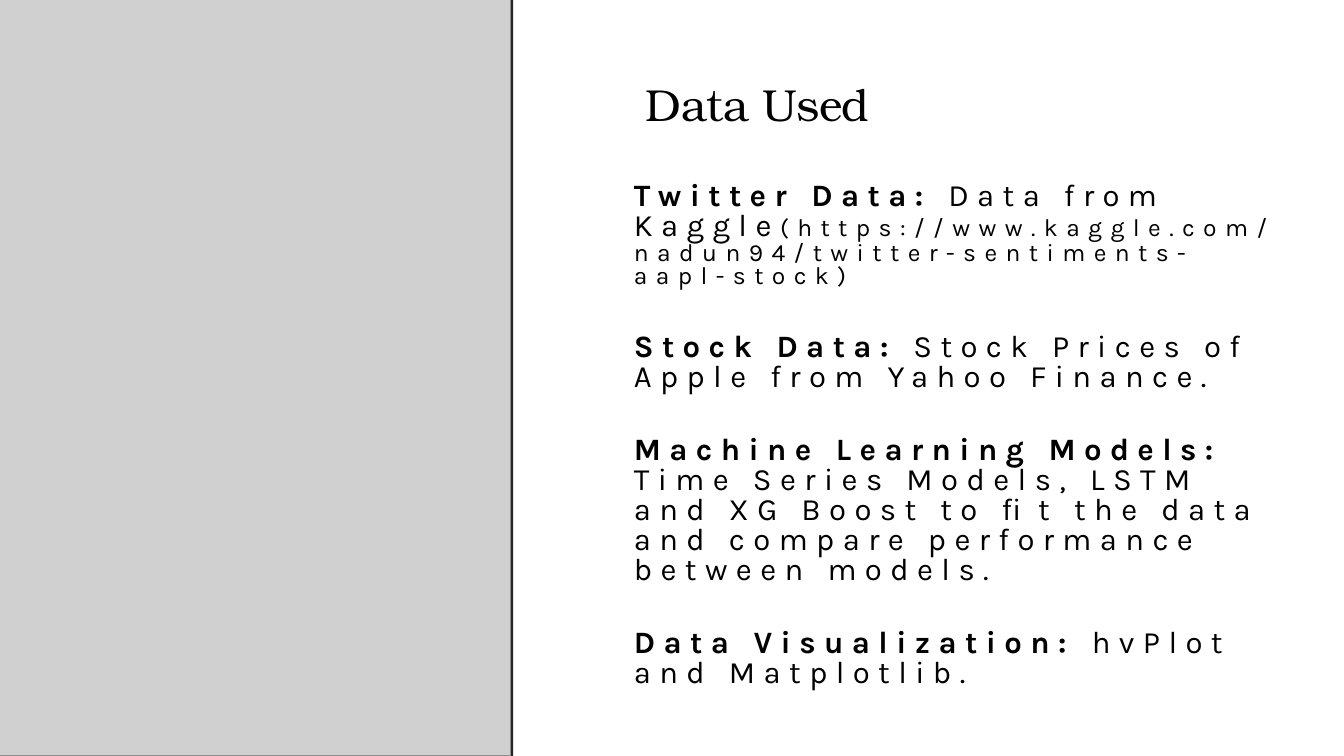
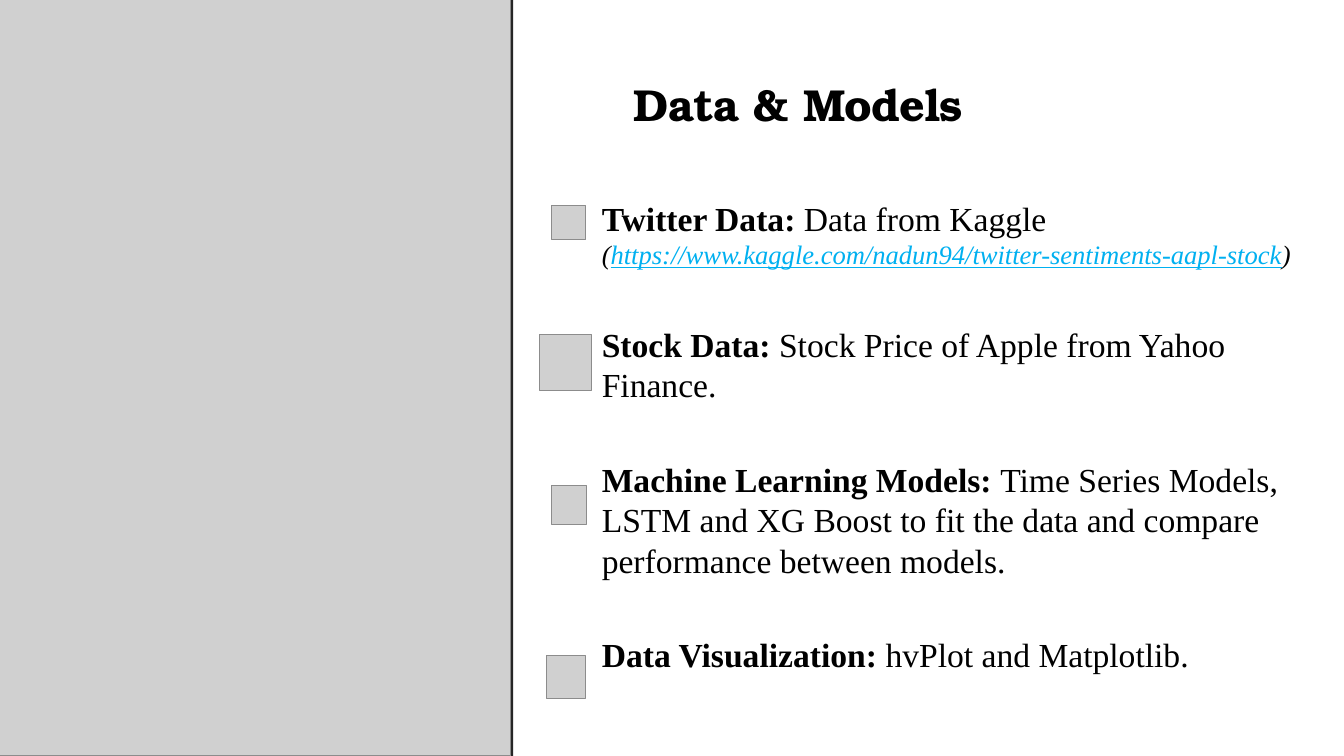
Before and after one commit to you915/Sentiment-Analysis-of-Twitter-Data-for-predicting-Apple-stock-price, a slide deck: slide 3 of Project 2 - Group 4.pptx (slide 4 before the commit). Drawn at 1344x756 pixels with LibreOffice and Linux fonts; fonts in the diff are those of the drawing; grey boxes stand for pictures. Boxes give left, top, right and bottom in pixels: in the first picture for what was removed or moved away, otherwise in the second. Text is boxed around its words. In the diff, an @@ line names an element or a change of style, - is before the commit and + after.

Commit message:
updated ppt and updated images

```diff
--- a/Project 2 - Group 4.pptx
+++ b/Project 2 - Group 4.pptx
@@ text at (634,88,963,122): text changed; bold on @@
-Data Used
+Data & Models
@@ text "Twitter Data: Data from Kaggle ...": place and size @@
-text "Twitter Data: Data from Kaggle ..." at (634,184,1267,691)
+text "Twitter Data: Data from Kaggle ..." at (602,207,1291,674)
@@ picture added at (552,206,586,240) @@
@@ text at (602,207,1291,398): text changed; size 22.2 to 24 pt; font Karla to Times New Roman @@
-Twitter Data: Data from Kaggle(https://www.kaggle.com/nadun94/twitter-sentiments-aapl-stock)
-Stock Data: Stock Prices of Apple from Yahoo Finance.
+Twitter Data: Data from Kaggle (https://www.kaggle.com/nadun94/twitter-sentiments-aapl-stock)
+Stock Data: Stock Price of Apple from Yahoo Finance.
@@ picture added at (540,335,592,390) @@
@@ text at (602,468,1278,674): size 22.2 to 24 pt, font Karla to Times New Roman, letter spacing 6 to 0 pt in "Machine Learning Models: Time Series Models, LSTM ...", "Data Visualization: hvPlot and Matplotlib."; line spacing 0.8 to 1 @@
@@ picture added at (552,485,587,524) @@
@@ picture added at (546,656,585,700) @@
```
Also in this commit, not shown: 5 other slides changed, 2 slides added, 2 slides removed.
